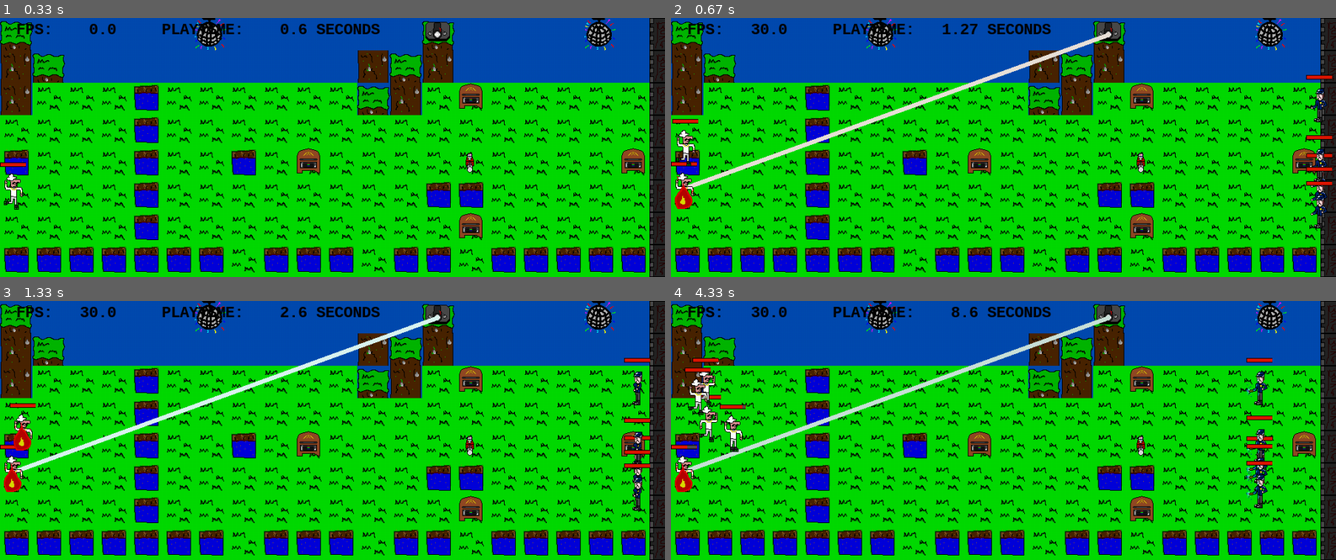
Above: before the commit, frames 1-4 (two rows, left to right).
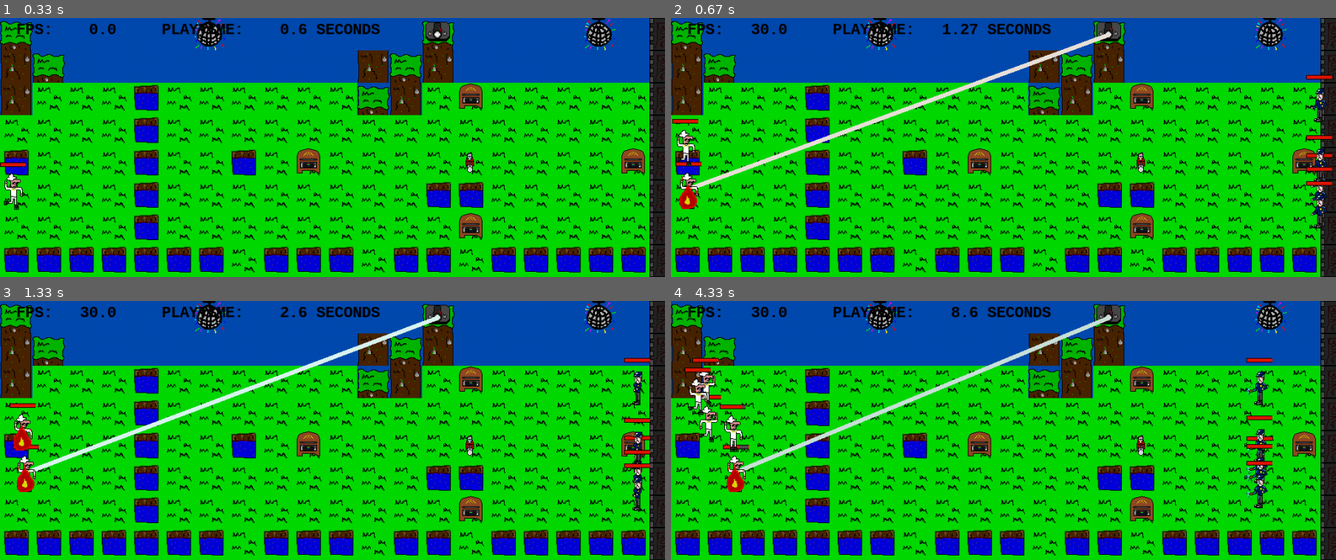
Above: after the commit, the same moments.

Repository: ferrisvienna/Disco_Defense
Game: pygame game, started from discodefense.py
Same seed, same stepped clock (60 frames per second), same inputs: the game is played once before the commit and once after it.
Inputs:
- Up to frame 1 (0.33 s): no input
- Up to frame 2 (0.67 s): tap F2 at 0.33 s
- Up to frame 3 (1.33 s): no input
- Up to frame 4 (4.33 s): no input

Frame 1 is identical in both runs. In frame 2, 1.2% of the frame differs, in the area x 0-65%, y 6-74%; in frame 3, 2.1%; in frame 4, 2.9%, in the area x 0-66%, y 6-74%.

Commit message:
same thing with laser

Diff:
--- a/discodefense.py
+++ b/discodefense.py
@@ -801,7 +801,7 @@
                              (opfer.pos[0], opfer.pos[1]),7)
                         opfer.hitpoints-= 1.0
                         opfer.burntime = 4.0
-                        opfer.pos[0] -= 3
+                        #opfer.pos[0] -= 3
                 pygame.draw.line #rebalance
 
             # bunter lichtlaser
